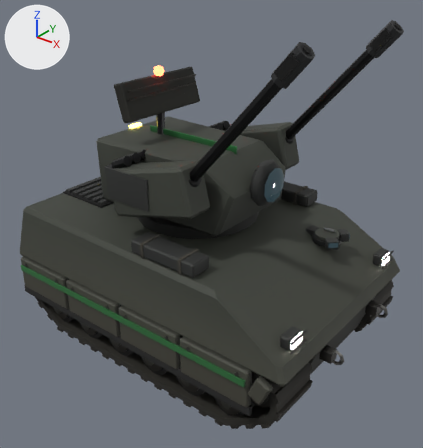
A saved change to the glTF model models/u_aa.glb.
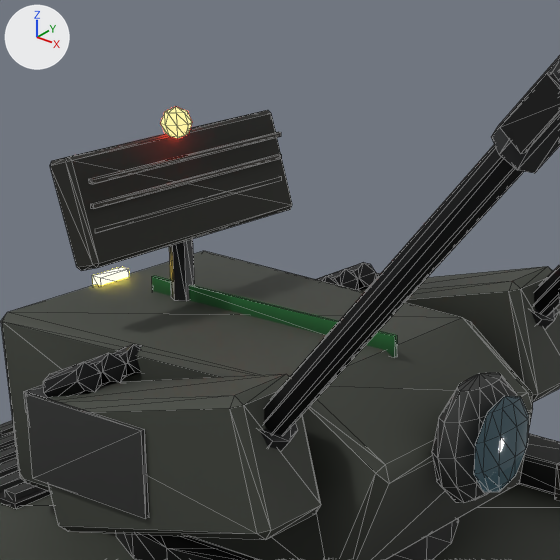
There are two pictures of each version: one whole from a camera (50 mm lens) standing at (0.941, -1.141, 1.042) and looking at (0.052, -0.03, 0.354), one close up on the part from 23% to 70% of the width and 6% to 51% of the height. Arrows for +X, +Y and +Z are at upper left; the lights stay in place. The older version's two pictures come first. The close-ups show mesh edges as thin lines. Where no turn or scale is listed for an object, it has been applied to the vertices. Vertices at exactly the same position are counted once.

The older version as bpy lines, for what is in view:
```python
me_aa_details = bpy.data.meshes.new('Aa_Details')
me_aa_details.from_pydata(...)  # 1188 vertices, 1912 faces; spans x -0.458..0.511, y -0.328..0.328, z -0.008..0.392
me_aa_details.materials.append(mat_track)
me_aa_details.materials.append(mat_hulldark)
me_aa_details.materials.append(mat_steel)
me_aa_details.materials.append(mat_rubber)
me_aa_details.materials.append(mat_teamcolor)
me_aa_details.materials.append(mat_hull)
me_aa_details.materials.append(mat_glass)
me_aa_details.materials.append(mat_bore)
me_aa_details.materials.append(mat_steelbright)
me_aa_details.materials.append(mat_canvas)
me_aa_details.materials.append(mat_lightwhite)
me_aa_turret = bpy.data.meshes.new('Aa_turret')
me_aa_turret.from_pydata(...)  # 516 vertices, 912 faces; spans x -0.239..0.439, y -0.244..0.244, z -0.02..0.499
# faces by material slot: [220, 140, 12, 80, 224, 136, 88, 12]
me_aa_turret.materials.append(mat_hulldark)
me_aa_turret.materials.append(mat_hull)
me_aa_turret.materials.append(mat_teamcolor)
me_aa_turret.materials.append(mat_glass)
me_aa_turret.materials.append(mat_gun)
me_aa_turret.materials.append(mat_steel)
me_aa_turret.materials.append(mat_bore)
me_aa_turret.materials.append(mat_teamcolor_glow)
me_aa_walls = bpy.data.meshes.new('Aa_Walls')
me_aa_walls.from_pydata(...)  # 274 vertices, 500 faces; spans x -0.458..0.466, y -0.323..0.323, z 0.08..0.36
# faces by material slot: [488, 12]
me_aa_walls.materials.append(mat_hull)
me_aa_walls.materials.append(mat_hulldark)
ob_aa_details = bpy.data.objects.new('Aa_Details', me_aa_details)
ob_aa_details.location = (0.0, 0.0, 0.0)
ob_aa_turret = bpy.data.objects.new('Aa_turret', me_aa_turret)
ob_aa_turret.location = (-0.02, 0.0, 0.38)
ob_aa_walls = bpy.data.objects.new('Aa_Walls', me_aa_walls)
ob_aa_walls.location = (0.0, 0.0, 0.0)
# also in view: 'Aa_rotor' at (-0.15, 0.0, 0.653)
```
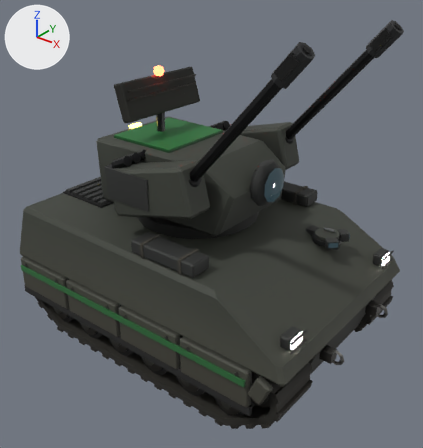
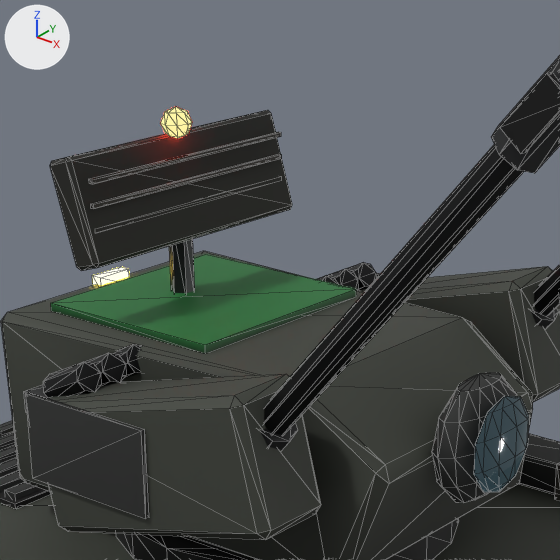
Boxes [x1, y1, x2, y2] around the edits, measured in the close-ups (560 x 560 px; the box of a moved part takes in the faces that stretch with it):
```json
{"part": 1, "of": "me_aa_turret", "change": "moved or reshaped", "before": [152, 275, 398, 358], "after": [51, 254, 356, 354]}
```

The change, as JSON lines over the scene's bpy script:
```json
{"block": "me_aa_turret", "where": "me_aa_turret.from_pydata(...)  # 516 vertices, 912 faces; spans x -0.239..0.439, y -0.244..0.244, z -0.02..0.499"}
{"block": "me_aa_turret", "where": "# used by ob_aa_turret; location = (-0.02, 0.0, 0.38)"}
{"block": "me_aa_turret", "change": "me_aa_turret part 1: the loose piece of 8 vertices spanning x -0.17..0.13, y -0.002..0.002, z 0.175..0.195 is scaled about its middle by (0.667, 55, 0.4), then moved by (-0.08, 0.0, -0.001)"}
```
